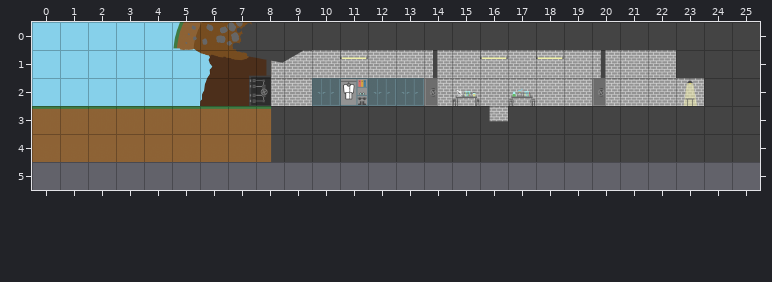
One commit to this Tiled map: Maze Escape/Level_2.tmx. The picture above was drawn from the file before the commit.
Cells are 100x100 px. Shown: x 0..25, y 0..5. The old version is drawn lined up with the new one.
And afterwards:
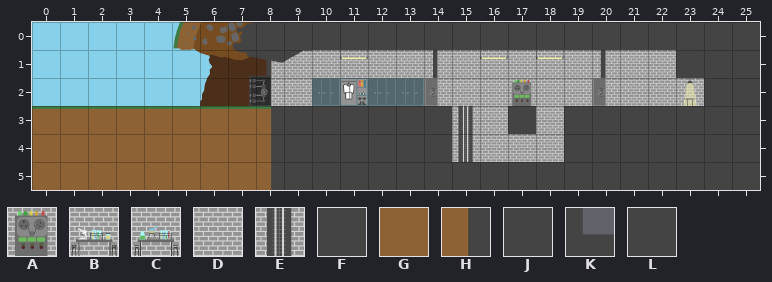
Key: from "Lvl1_fond_smaller": A 4, B 5, C 6, D 24, E 34; from "Lvl1_solides_smaller": F 3, G 24, H 26, J 28, K 29, L 31.
_ is an empty cell.
Tiles replaced or removed in this view: B, C, F, K, L.
Difference:
Changed rows in their new state; . is an unchanged cell.
map size 26x5 -> 26x6 cells
Layer "Fond":
first column x 0:
2 ...............D.A........
3 ...............E..D.......
4 ...............EDDD.......
5 GGGGGGGGHLLLLL......LLLLLL
Layer "Solide":
first column x 13:
3 ..__._..
5 JLLLLLLJ
